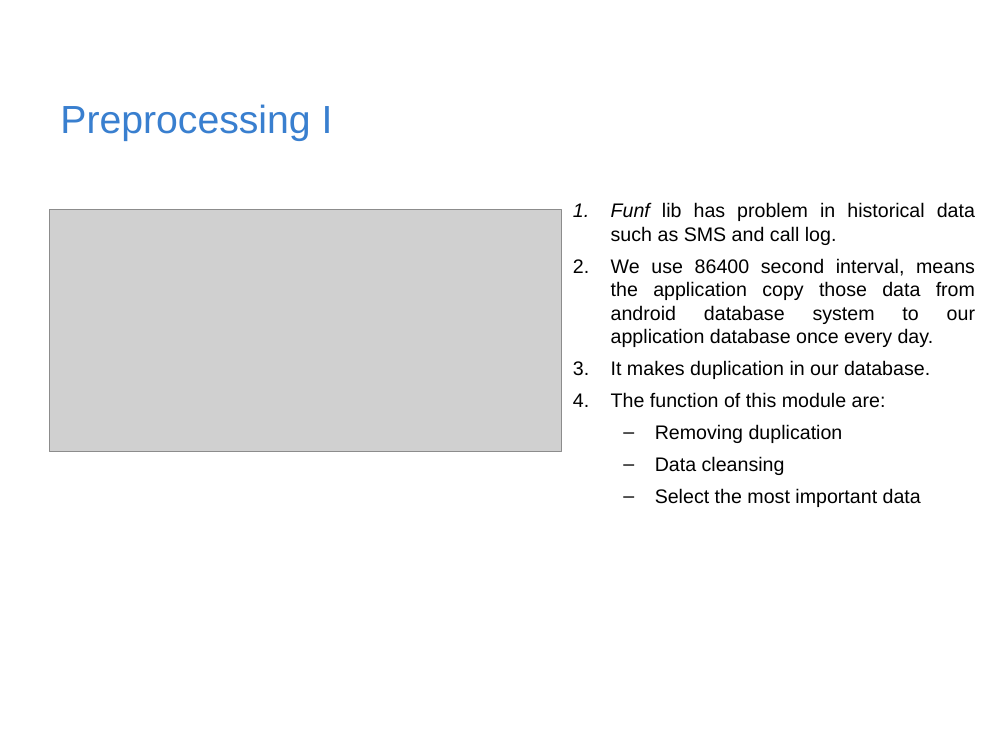
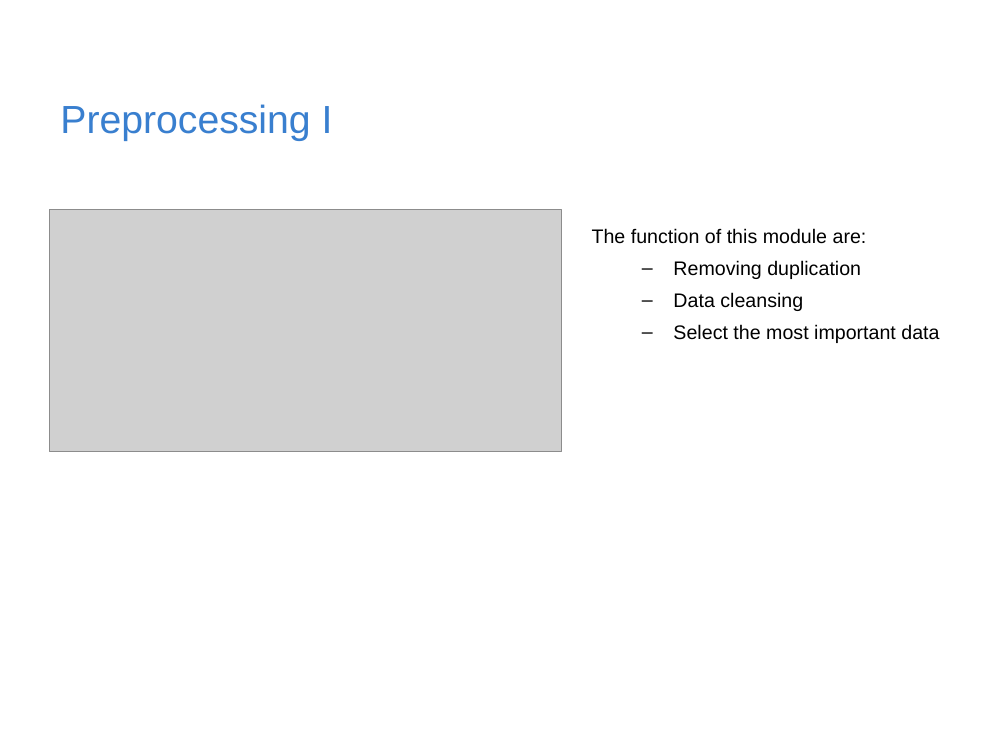
Before and after one commit to rischanlab/MyThesis, a slide deck: slide 11 of Thesis-presentation.pptx. Drawn at 1008x756 pixels with LibreOffice and Linux fonts; fonts in the diff are those of the drawing; grey boxes stand for pictures; background and template pictures are left out. Boxes give left, top, right and bottom in pixels: in the first picture for what was removed or moved away, otherwise in the second. Text is boxed around its words. In the diff, an @@ line names an element or a change of style, - is before the commit and + after.

```diff
--- a/Thesis-presentation.pptx
+++ b/Thesis-presentation.pptx
@@ text at <box>611,202,975,379</box>: paragraphs removed @@
-1. Funf lib has problem in historical data such as SMS and call log.
-2. We use 86400 second interval, means the application copy those data from android database system to our application database once every day.
-3. It makes duplication in our database.
@@ text "The function of this module ...": place and size @@
-text "The function of this module ..." at <box>611,202,975,507</box>
+text "The function of this module ..." at <box>592,228,939,343</box>
@@ text at <box>592,228,867,244</box>: bullet 1. to none @@
```
Also in this commit, not shown: 14 other slides changed, 3 slides added, 3 slides removed, 1 other file.
